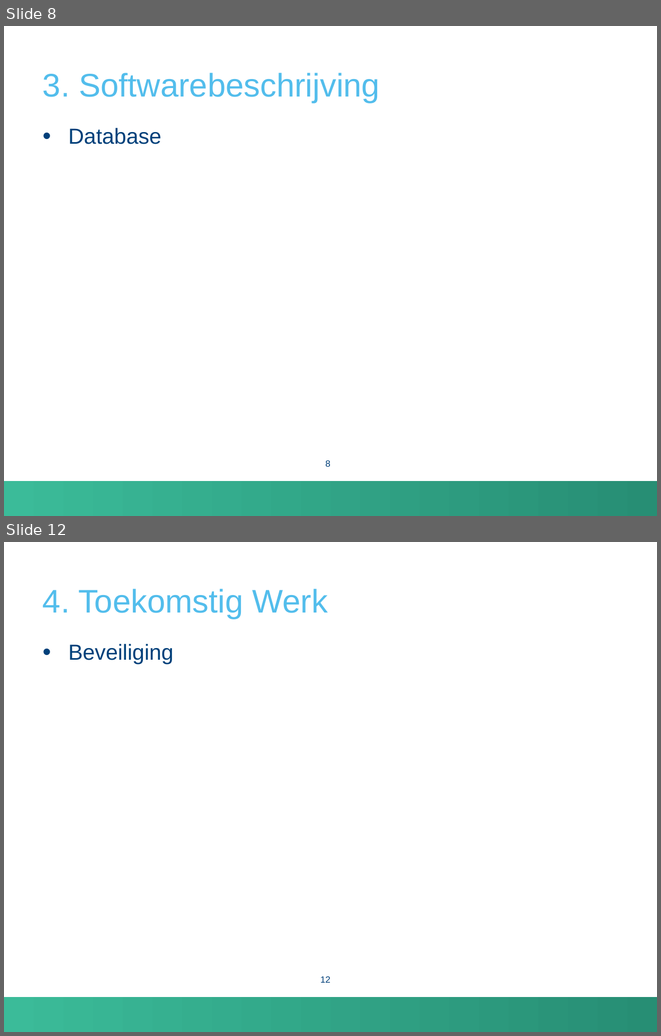
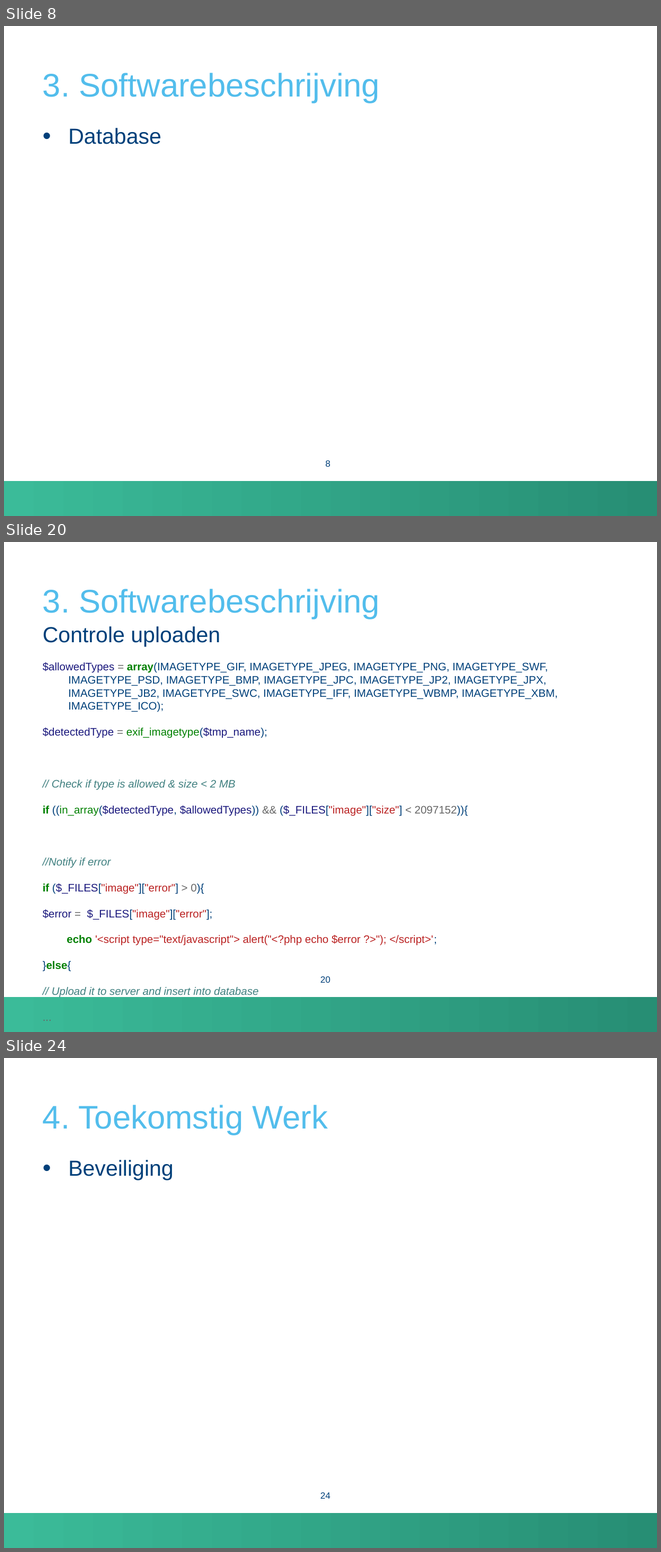
Before and after one commit to FrancisHoste00/AcaBachProject2, a slide deck: Presentatie.pptx. Shown one above the other, each under a label of ours: slides 8 and 12 before the commit, slides 8, 20 and 24 after it; the slides between them are not shown. The pictures are 661x1036 and 661x1552 pixels, drawn with LibreOffice and Linux fonts; fonts in the diff are those of the drawing; background and template pictures are left out. Boxes give left, top, right and bottom in pixels: in the first picture for what was removed or moved away, otherwise in the second. Text is boxed around its words. In the diff, an @@ line names an element or a change of style, - is before the commit and + after.

```diff
--- a/Presentatie.pptx
+++ b/Presentatie.pptx
@@ slide 20 added at (x1=4, y1=542, x2=657, y2=1032), background #FFFFFF; not listed: 1 template element that a slide beside it also shows @@
@@ title added at (x1=43, y1=589, x2=380, y2=618), 36 pt, text #52BDEC @@
+3. Softwarebeschrijving
@@ text added at (x1=43, y1=626, x2=558, y2=997), 12 pt, text #00407A @@
+Controle uploaden
+$allowedTypes = array(IMAGETYPE_GIF, IMAGETYPE_JPEG, IMAGETYPE_PNG, IMAGETYPE_SWF, IMAGETYPE_PSD, IMAGETYPE_BMP, IMAGETYPE_JPC, IMAGETYPE_JP2, IMAGETYPE_JPX, IMAGETYPE_JB2, IMAGETYPE_SWC, IMAGETYPE_IFF, IMAGETYPE_WBMP, IMAGETYPE_XBM, IMAGETYPE_ICO);
+$detectedType = exif_imagetype($tmp_name);
+// Check if type is allowed & size < 2 MB
+if ((in_array($detectedType, $allowedTypes)) && ($_FILES["image"]["size"] < 2097152)){
+//Notify if error
+if ($_FILES["image"]["error"] > 0){
+$error = $_FILES["image"]["error"];
+echo '<script type="text/javascript"> alert("<?php echo $error ?>"); </script>';
+}else{
+// Upload it to server and insert into database
+...
+}
+} else {
+// Invalid file
+...
+}
@@ page number added at (x1=320, y1=976, x2=330, y2=982), 10 pt, text #00407A @@
+20
@@ what was slide 12 is now slide 24 @@
@@ page number at (x1=320, y1=1492, x2=330, y2=1498): text changed @@
-12
+24
```
Also in this commit, not shown: 5 slides changed, 11 other slides added.
